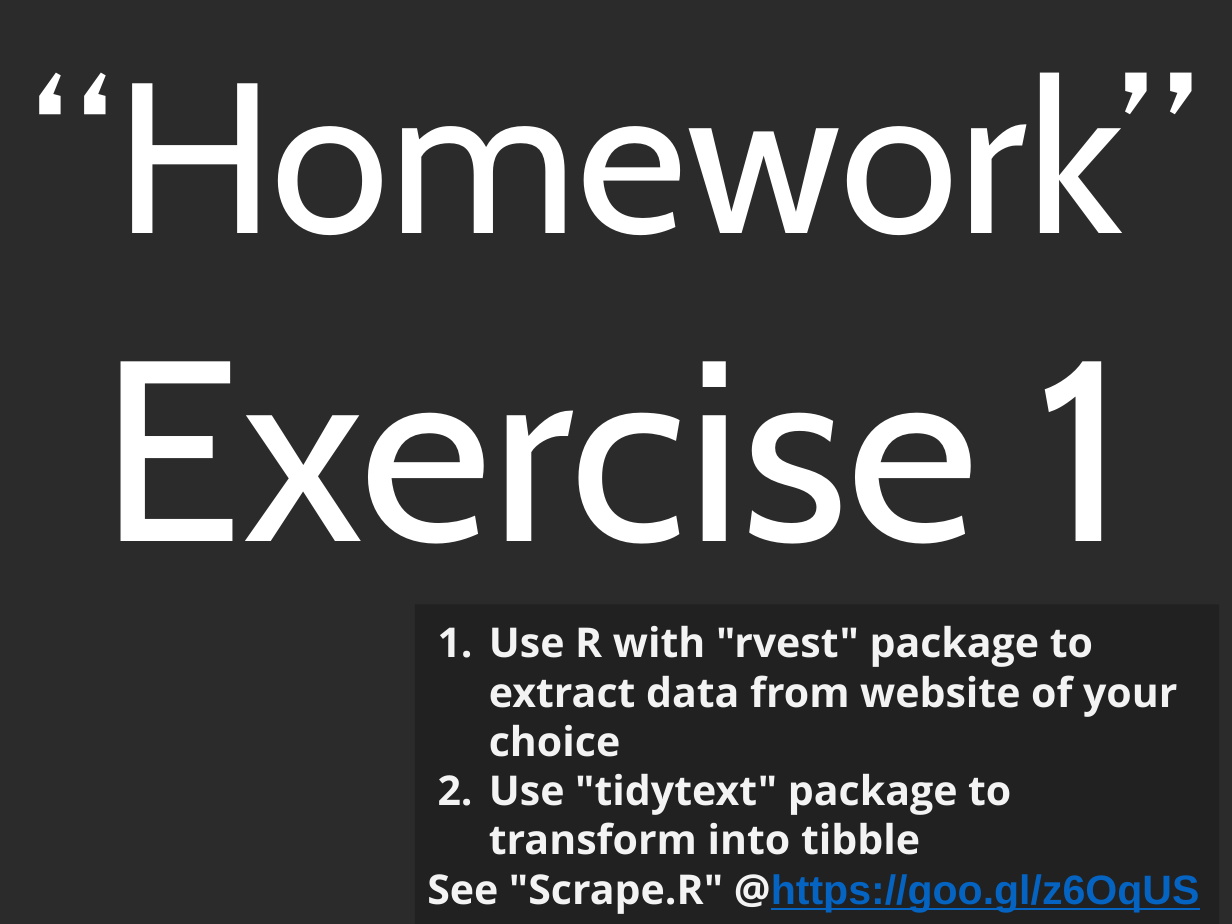
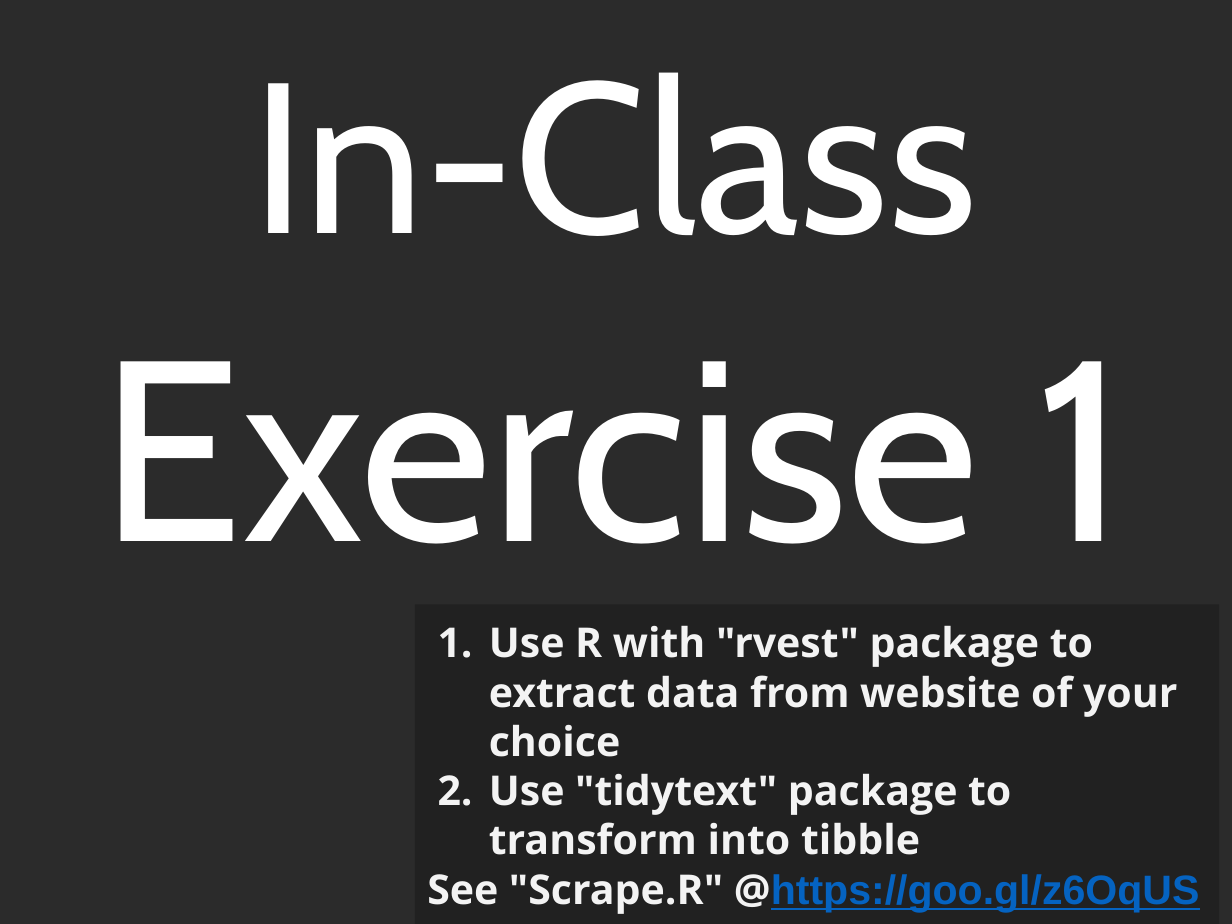
Before and after one commit to DreaJulca/streamvis-lecture, a slide deck: slide 18 of Visual Data Science.pptx (slide 17 before the commit). Drawn at 1232x924 pixels with LibreOffice and Linux fonts; fonts in the diff are those of the drawing; background and template pictures are left out; a plain dark background stands for a picture behind light text. Boxes give left, top, right and bottom in pixels: in the first picture for what was removed or moved away, otherwise in the second. Text is boxed around its words. In the diff, an @@ line names an element or a change of style, - is before the commit and + after.

```diff
--- a/Visual Data Science.pptx
+++ b/Visual Data Science.pptx
@@ text at [101,72,1128,544]: text changed; size 125 to 150 pt @@
-“Homework” Exercise 1
+In-Class Exercise 1
```
Also in this commit, not shown: 3 other slides changed, 2 slides added, 2 slides removed, 3 other files.
